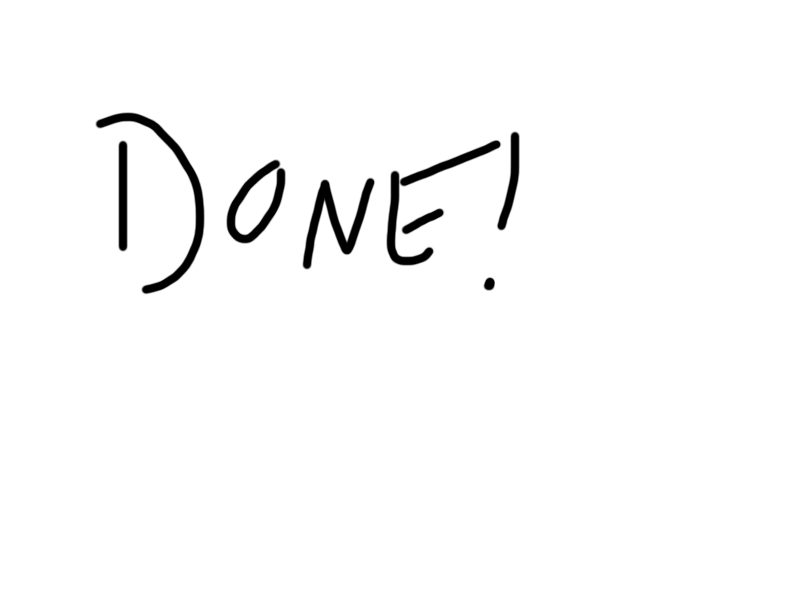
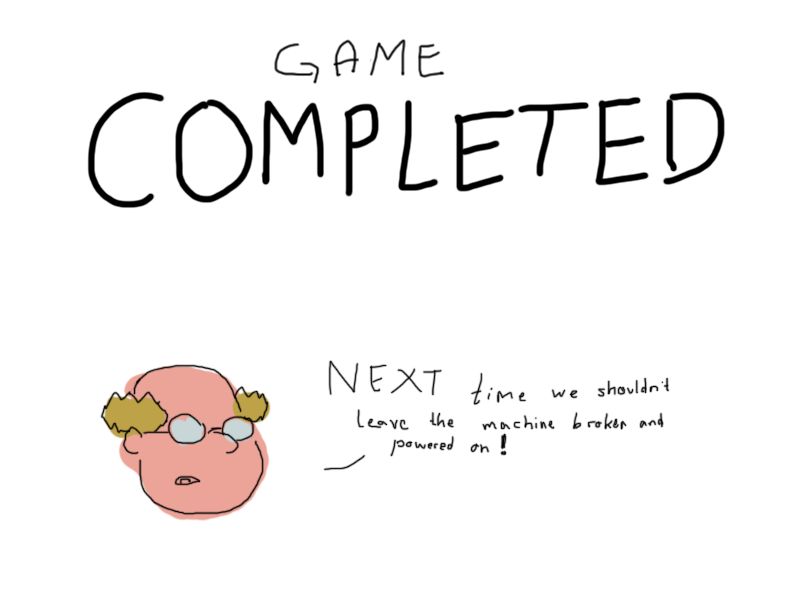
Comparing the layer stacks of the two 800x600 images. Changes:
added layer "Layer 1" above "Layer 2" over [100, 360, 670, 516]
added layer "Layer 2" above "Background" over [103, 365, 271, 522]
added layer "Background" over [87, 38, 725, 522]
